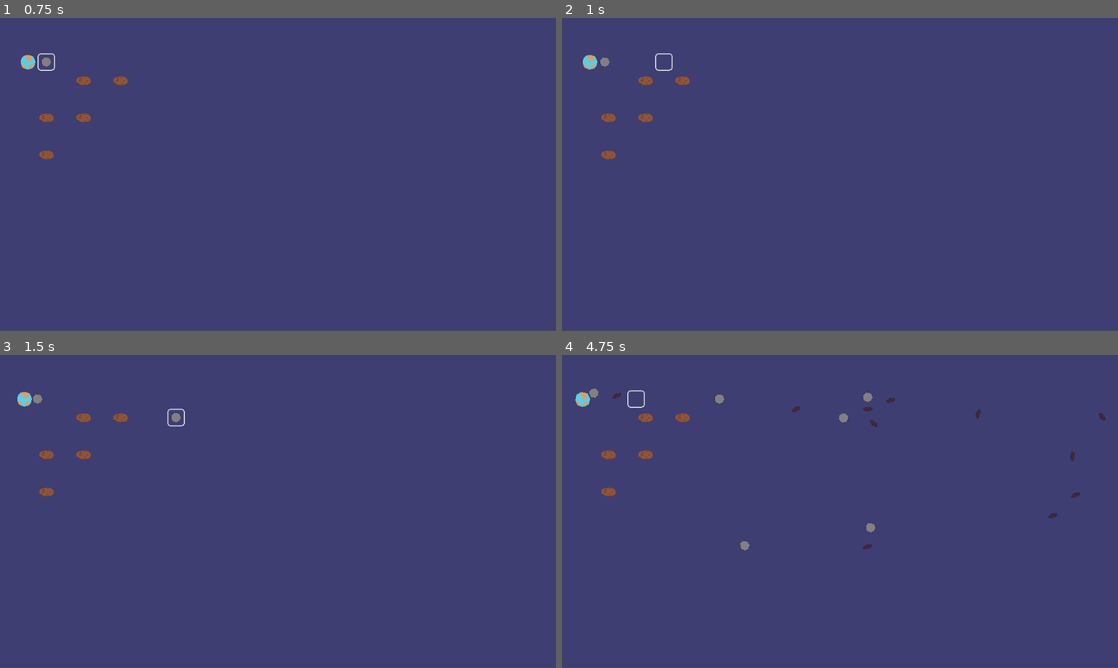
Above: before the commit, frames 1-4 (two rows, left to right).
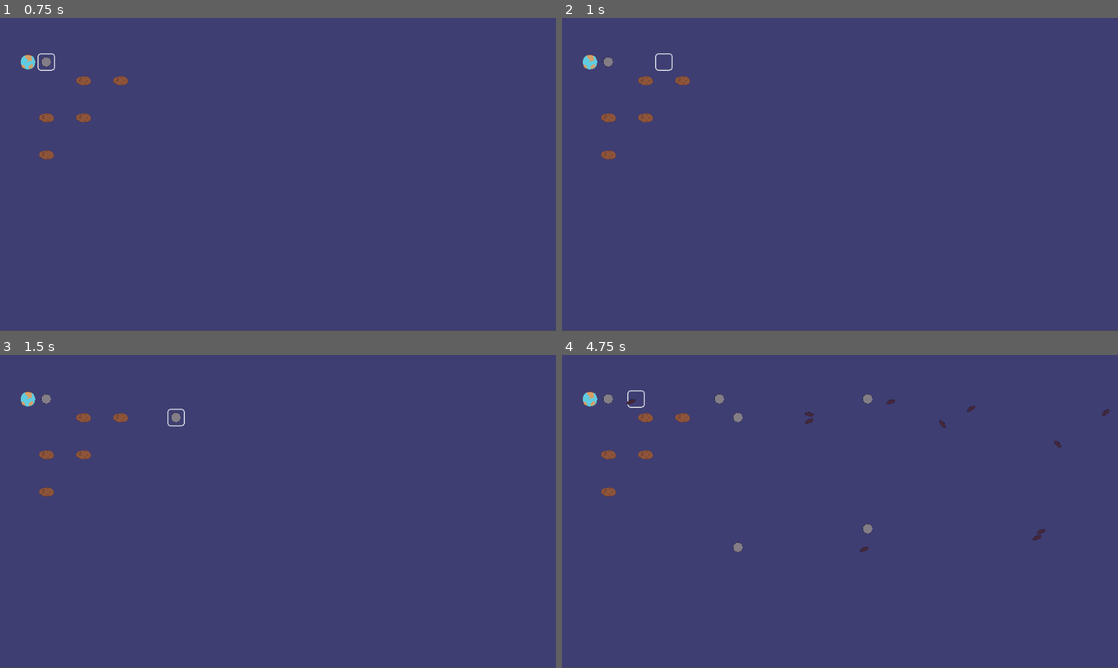
Above: after the commit, the same moments.

Repository: CannibalCowsRanch/Gravitone
Game: Godot game, scene res://scenes/Game.tscn
The game is run twice, just before and just after one commit, with the same random seed, the same clock (stepped at 60 frames per second) and the same inputs.
Inputs:
- Up to frame 1 (0.75 s): tap Enter at 0.5 s; hold D (move_right) from 0.53 s (still down); tap Space (spawn) at 0.6 s
- Up to frame 2 (1 s): keep holding D (move_right)
- Up to frame 3 (1.5 s): release D (move_right) at 1.28 s; hold S (move_down) from 1.28 s (still down); tap Space (spawn) at 1.35 s
- Up to frame 4 (4.75 s): release S (move_down) at 2.03 s; hold D (move_right) 2.03-2.78 s; tap Space (spawn) every 0.75 s from 2.1 to 4.35 s; hold W (move_up) 2.78-3.53 s; hold A (move_left) from 3.53 s (still down)

Frame 1 is identical in both runs. In frame 2, less than 0.1% of the frame differs, in the area x 6-10%, y 12-16%; in frame 3, 0.2%; in frame 4, 0.8%, in the area x 2-99%, y 10-63%.

Commit message:
Fixed RigidBody2D mode: set to Static in asteroid, planet, gravitor and cannon nodes

Diff:
--- a/entities/Asteroid.tscn
+++ b/entities/Asteroid.tscn
@@ -7,7 +7,8 @@
 [sub_resource type="RectangleShape2D" id=1]
 extents = Vector2( 12.9309, 7.27071 )
 
-[node name="Asteroid" index="0" instance=ExtResource( 1 )]
+[node name="Asteroid" instance=ExtResource( 1 )]
+mode = 1
 script = ExtResource( 2 )
 
 [node name="CollisionShape2D" parent="." index="0"]
--- a/entities/Bullet.gd
+++ b/entities/Bullet.gd
@@ -6,3 +6,7 @@
 
 func _ready() -> void:
 	self.apply_impulse(Vector2.ZERO, direction)
+
+func _on_Timer_timeout() -> void:
+	# If timer reaches timeout we will destory the object.
+	self.queue_free()
--- a/entities/Bullet.tscn
+++ b/entities/Bullet.tscn
@@ -22,5 +22,11 @@
 [node name="Collision" parent="Gravitor" index="0"]
 shape = SubResource( 2 )
 
+[node name="Timer" type="Timer" parent="." index="3"]
+wait_time = 5.0
+one_shot = true
+autostart = true
+
+[connection signal="timeout" from="Timer" to="." method="_on_Timer_timeout"]
 
 [editable path="Gravitor"]
--- a/entities/Cannon.tscn
+++ b/entities/Cannon.tscn
@@ -7,7 +7,8 @@
 [sub_resource type="CircleShape2D" id=1]
 radius = 9.01914
 
-[node name="Cannon" index="0" instance=ExtResource( 1 )]
+[node name="Cannon" instance=ExtResource( 1 )]
+mode = 1
 script = ExtResource( 2 )
 
 [node name="CollisionShape2D" parent="." index="0"]
--- a/entities/Gravitone.tscn
+++ b/entities/Gravitone.tscn
@@ -7,7 +7,8 @@
 [sub_resource type="CircleShape2D" id=1]
 radius = 5.10194
 
-[node name="Gravitone" index="0" instance=ExtResource( 1 )]
+[node name="Gravitone" instance=ExtResource( 1 )]
+mode = 1
 script = ExtResource( 2 )
 
 [node name="CollisionShape2D" parent="." index="0"]
--- a/entities/Planet.tscn
+++ b/entities/Planet.tscn
@@ -7,7 +7,8 @@
 [sub_resource type="CircleShape2D" id=1]
 radius = 13.4568
 
-[node name="Planet" index="0" instance=ExtResource( 1 )]
+[node name="Planet" instance=ExtResource( 1 )]
+mode = 1
 script = ExtResource( 2 )
 
 [node name="CollisionShape2D" parent="." index="0"]
--- a/project.godot
+++ b/project.godot
@@ -9,7 +9,7 @@
 config_version=4
 
 _global_script_classes=[ {
-"base": "Node2D",
+"base": "RigidBody2D",
 "class": "Asteroid",
 "language": "GDScript",
 "path": "res://entities/Asteroid.gd"
@@ -19,7 +19,7 @@
 "language": "GDScript",
 "path": "res://entities/Bullet.gd"
 }, {
-"base": "Node2D",
+"base": "RigidBody2D",
 "class": "Cannon",
 "language": "GDScript",
 "path": "res://entities/Cannon.gd"
@@ -44,7 +44,7 @@
 "language": "GDScript",
 "path": "res://entities/Indicator.gd"
 }, {
-"base": "Node2D",
+"base": "RigidBody2D",
 "class": "Planet",
 "language": "GDScript",
 "path": "res://entities/Planet.gd"
